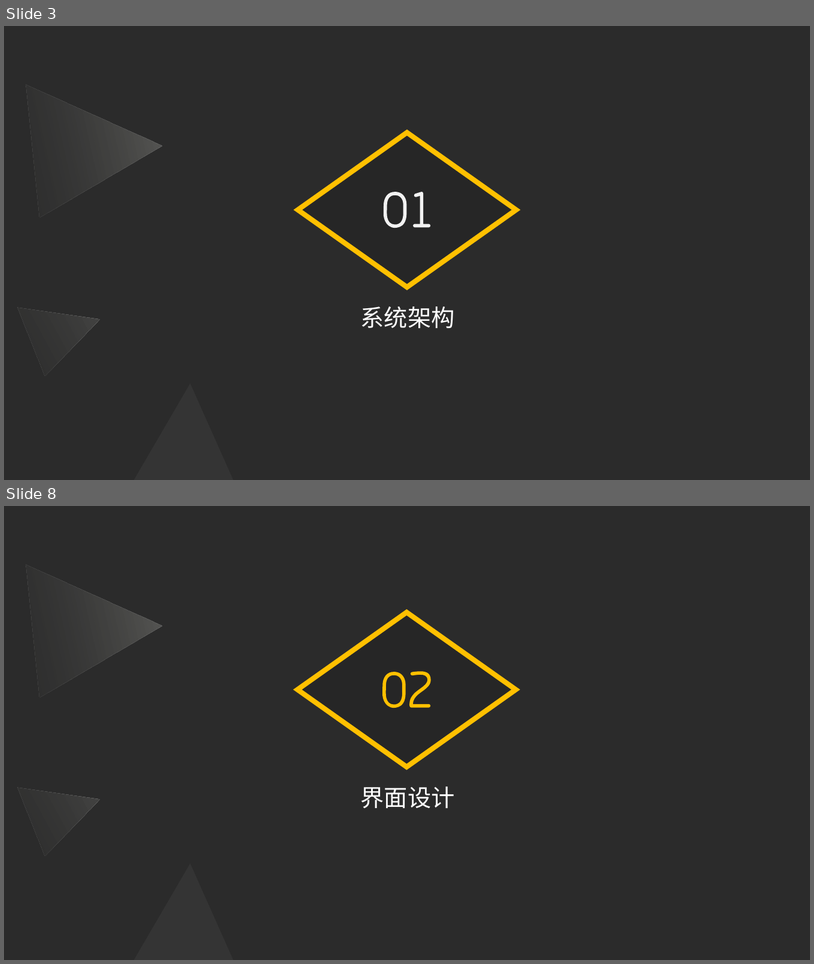
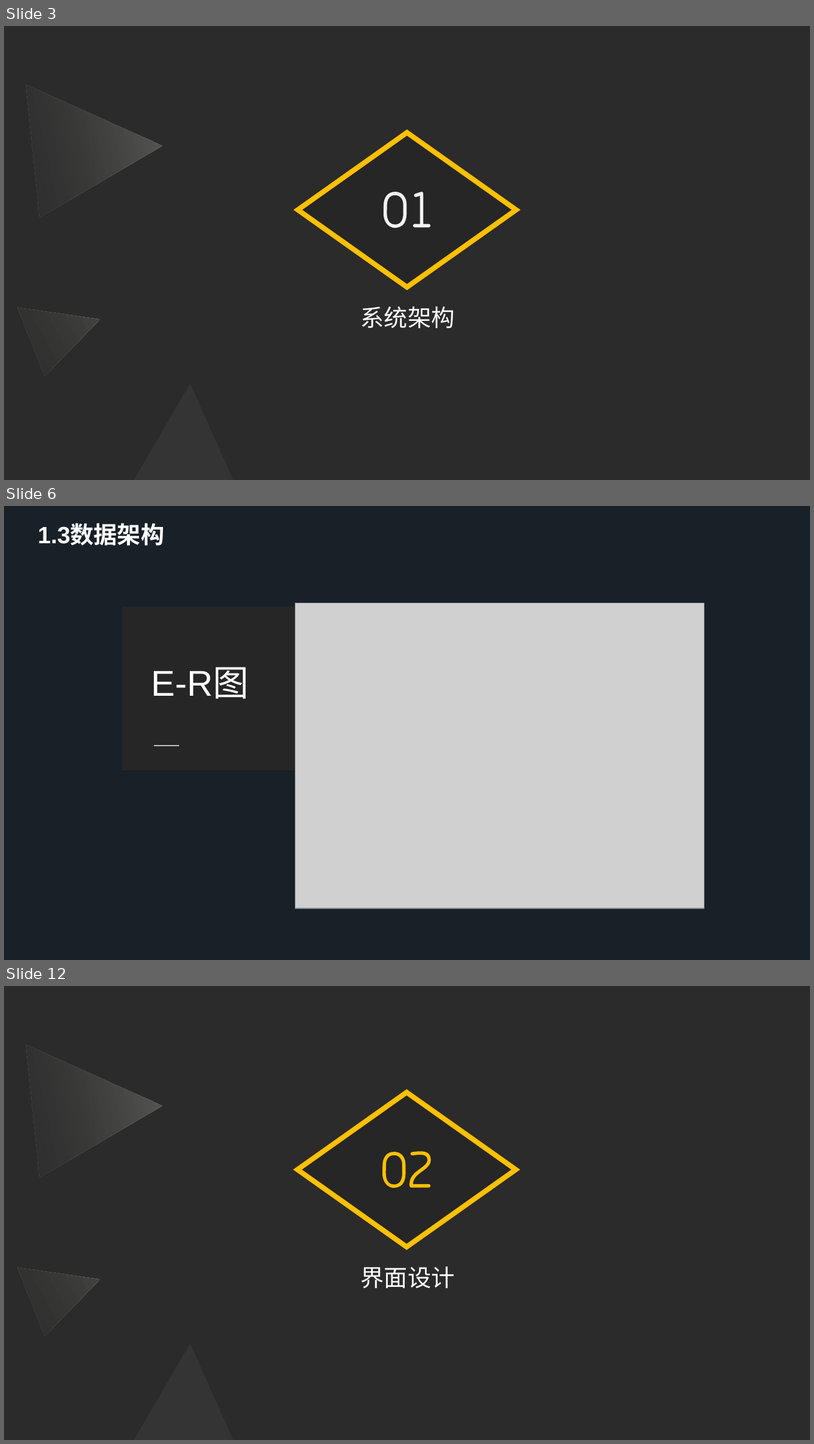
Before and after one commit to Software-Training/Development-steps, a slide deck: 项目架构与框架.pptx. Shown one above the other, each under a label of ours: slides 3 and 8 before the commit, slides 3, 6 and 12 after it; the slides between them are not shown. The pictures are 814x964 and 814x1444 pixels, drawn with LibreOffice and Linux fonts; fonts in the diff are those of the drawing; grey boxes stand for pictures; background and template pictures are left out; a plain dark background stands for a picture behind light text. Boxes give left, top, right and bottom in pixels: in the first picture for what was removed or moved away, otherwise in the second. Text is boxed around its words. In the diff, an @@ line names an element or a change of style, - is before the commit and + after.

Commit message:
lcc commit 项目架构

```diff
--- a/项目架构与框架.pptx
+++ b/项目架构与框架.pptx
@@ slide 6 added at (4, 506, 810, 960), background #FCFBF9 @@
@@ rectangle added at (4, 506, 810, 960), fill #182028 @@
@@ text added at (38, 525, 164, 546), 28 pt, text #FFFFFF, bold @@
+1.3数据架构
@@ freeform shape added at (122, 607, 375, 771), fill #262626 @@
@@ picture added at (295, 603, 705, 908) @@
@@ text added at (152, 667, 249, 699), 42.7 pt, text #FFFFFF @@
+E-R图
@@ freeform shape added at (154, 745, 179, 745), outline #BFBFBF 1 pt @@
@@ what was slide 8 is now slide 12 @@
```
Also in this commit, not shown: 4 slides changed, 7 other slides added, 4 slides removed.
